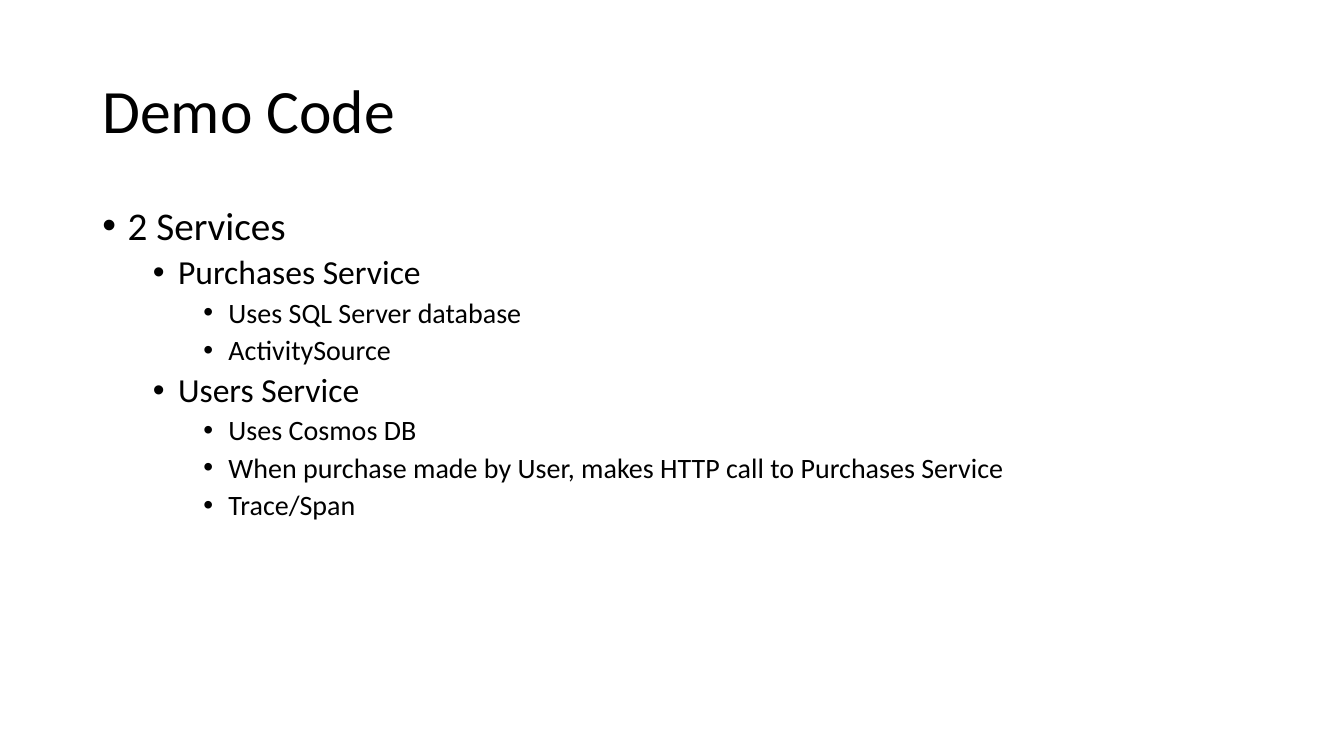
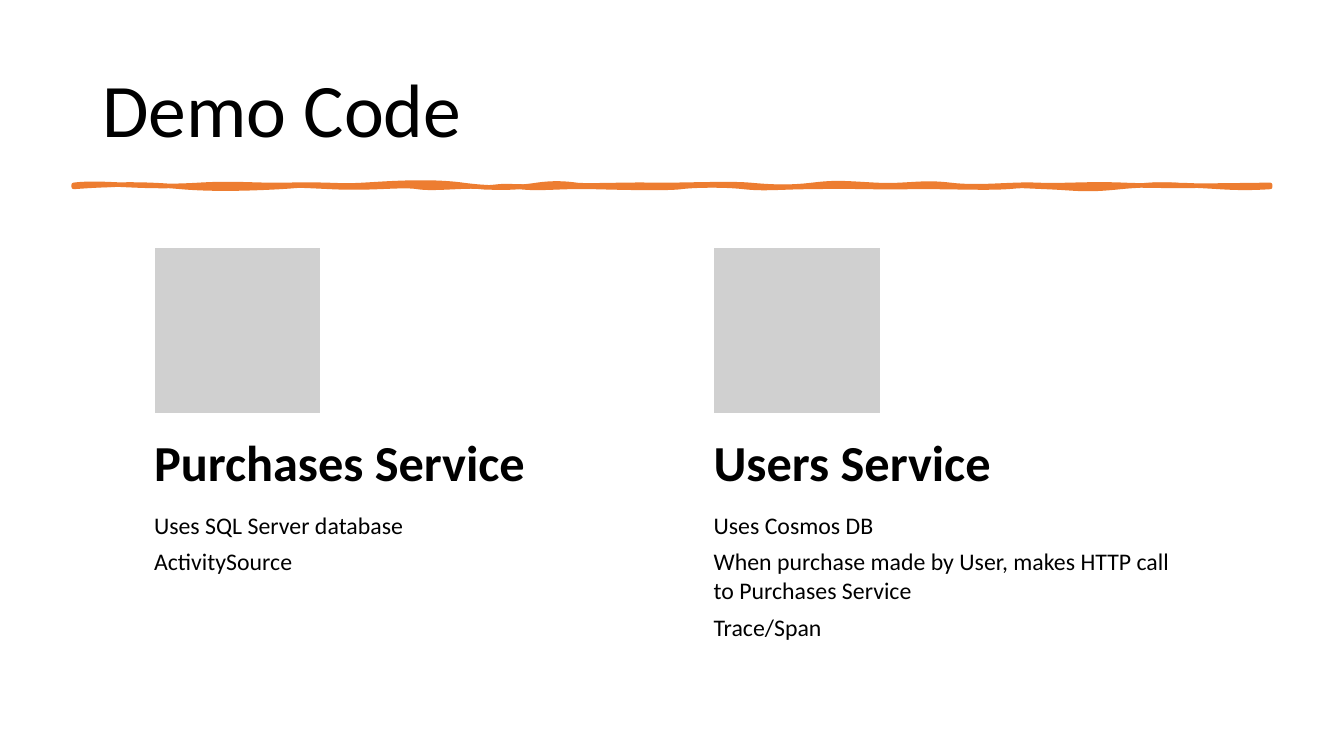
Before and after one commit to ProgrammerAL/Presentations-2023, a slide deck: slide 19 of 2023-03 - Orlando Code Camp - OpenTelemetry/Presentation.pptx. Drawn at 1344x756 pixels with LibreOffice and Linux fonts; fonts in the diff are those of the drawing; grey boxes stand for pictures. Boxes give left, top, right and bottom in pixels: in the first picture for what was removed or moved away, otherwise in the second. Text is boxed around its words. In the diff, an @@ line names an element or a change of style, - is before the commit and + after.

```diff
--- a/2023-03 - Orlando Code Camp - OpenTelemetry/Presentation.pptx
+++ b/2023-03 - Orlando Code Camp - OpenTelemetry/Presentation.pptx
@@ title "Demo Code" at (102,84,461,138): size 44 to 54 pt @@
@@ freeform shape added at (74,185,1270,187), fill #ED7D31, outline #ED7D31 3.25 pt @@
@@ text removed at (128,213,1003,520) @@
-• 2 Services
-  • Purchases Service
-    • Uses SQL Server database
-    • ActivitySource
-  • Users Service
-    • Uses Cosmos DB
-    • When purchase made by User, makes HTTP call to Purchases Service
-    • Trace/Span
@@ group added at (154,247,1169,640): 4 texts, 2 pictures @@
+Purchases Service
+Uses SQL Server database
+ActivitySource
+Users Service
+Uses Cosmos DB
+When purchase made by User, makes HTTP call to Purchases Service
+Trace/Span
```
Also in this commit, not shown: 17 other slides changed, 1 slide added, 1 slide removed.
